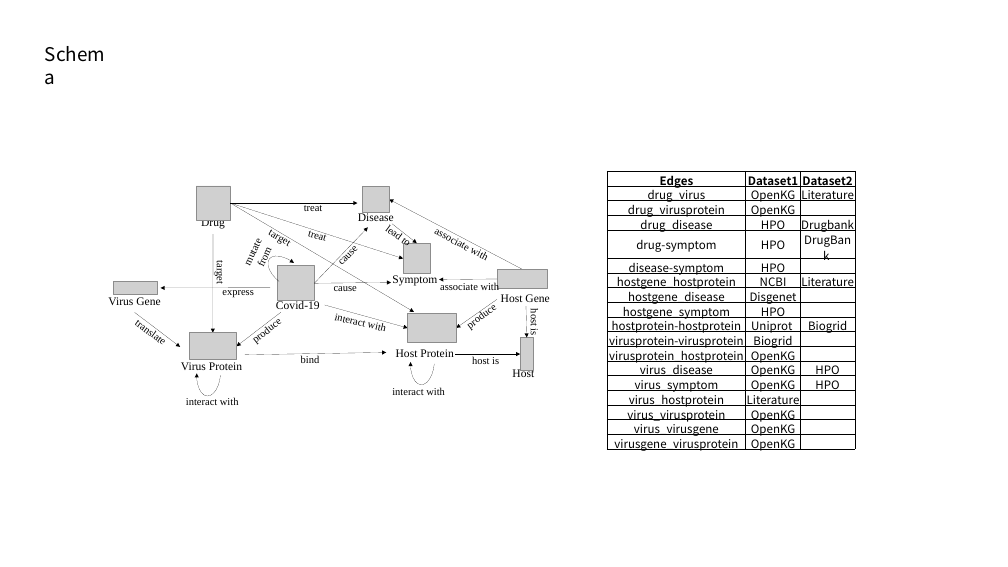
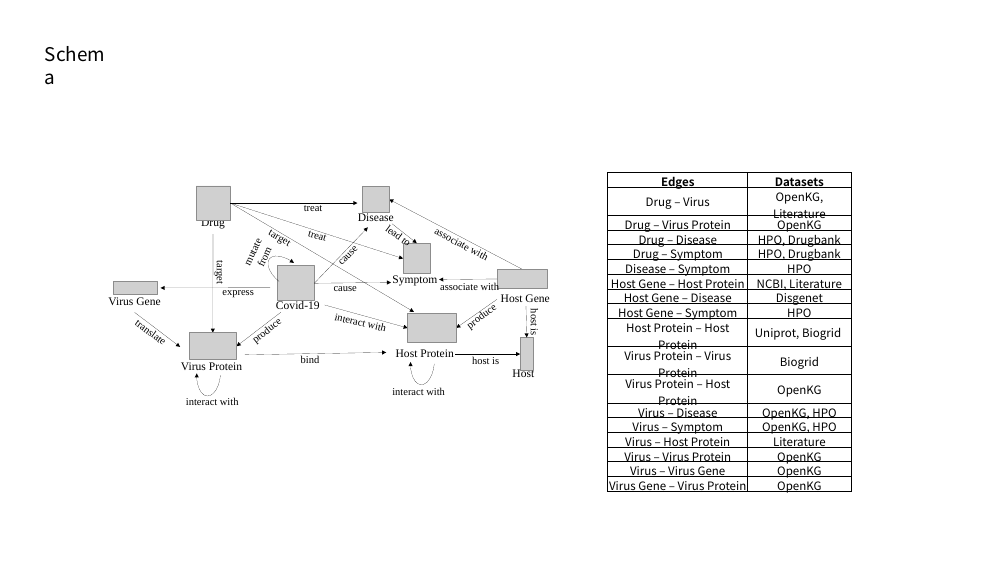
Before and after one commit to Sheldon2016/covid19kg, a slide deck: slide 4 of data/HPO/schema.pptx. Drawn at 1008x567 pixels with LibreOffice and Linux fonts; fonts in the diff are those of the drawing; grey boxes stand for pictures. Boxes give left, top, right and bottom in pixels: in the first picture for what was removed or moved away, otherwise in the second. Text is boxed around its words. In the diff, an @@ line names an element or a change of style, - is before the commit and + after.

```diff
--- a/data/HPO/schema.pptx
+++ b/data/HPO/schema.pptx
@@ table at bbox=[608, 172, 851, 497] @@
-column 1: Edges | drug_virus | drug_virusprotein | drug_disease | drug-symptom | disease-symptom | hostgene_hostprotein | hostgene_disease | hostgene_symptom | hostprotein-hostprotein | virusprotein-virusprotein | virusprotein_hostprotein | virus_disease | virus_symptom | virus_hostprotein | virus_virusprotein | virus_virusgene | virusgene_virusprotein
-column 2: Dataset1 | OpenKG | OpenKG | HPO | HPO | HPO | NCBI | Disgenet | HPO | Uniprot | Biogrid | OpenKG | OpenKG | OpenKG | Literature | OpenKG | OpenKG | OpenKG
-column 3: Dataset2 | Literature |  | Drugbank | DrugBank |  | Literature |  |  | Biogrid |  |  | HPO | HPO |  |  |  | 
+column 1: Edges | Drug – Virus | Drug – Virus Protein | Drug – Disease | Drug – Symptom | Disease – Symptom | Host Gene – Host Protein | Host Gene – Disease | Host Gene – Symptom | Host Protein – Host Protein | Virus Protein – Virus Protein | Virus Protein – Host Protein | Virus – Disease | Virus – Symptom | Virus – Host Protein | Virus – Virus Protein | Virus – Virus Gene | Virus Gene – Virus Protein
+column 2: Datasets | OpenKG, Literature | OpenKG | HPO, Drugbank | HPO, Drugbank | HPO | NCBI, Literature | Disgenet | HPO | Uniprot, Biogrid | Biogrid | OpenKG | OpenKG, HPO | OpenKG, HPO | Literature | OpenKG | OpenKG | OpenKG
```
Also in this commit, not shown: 10 other files.
